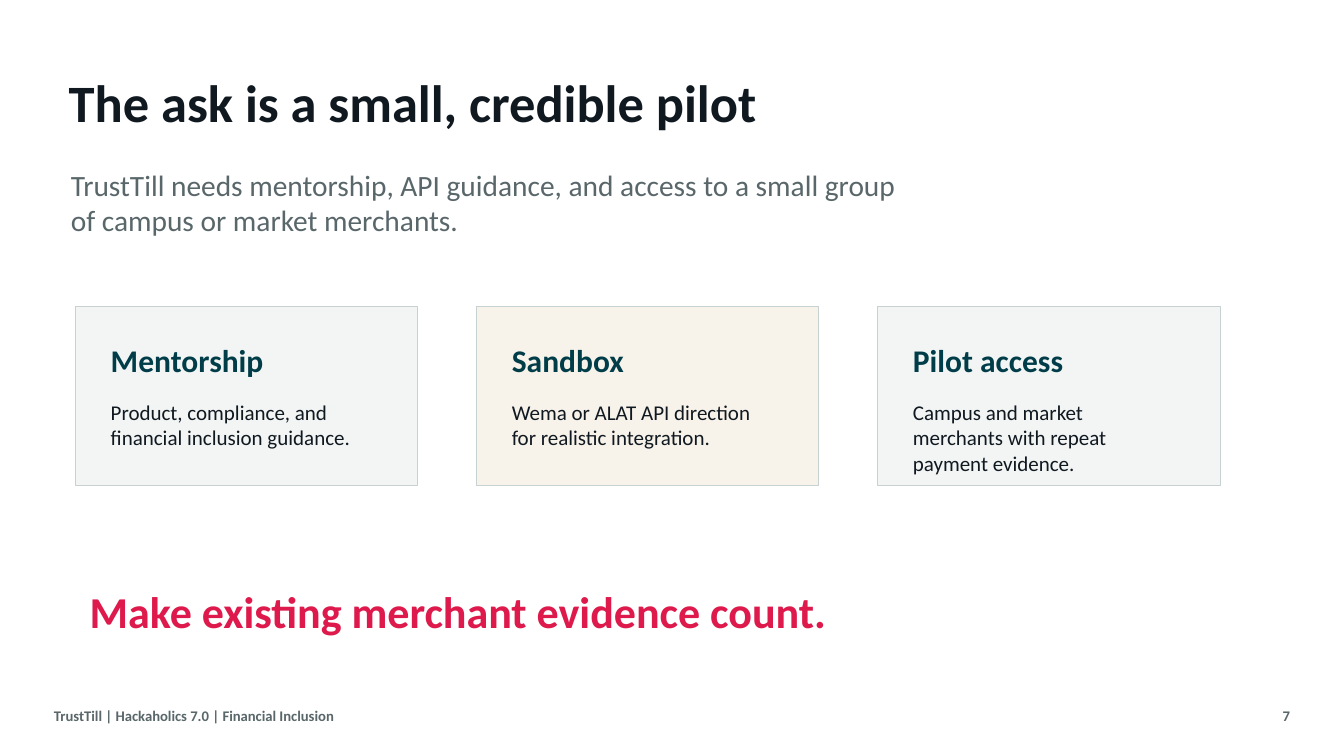
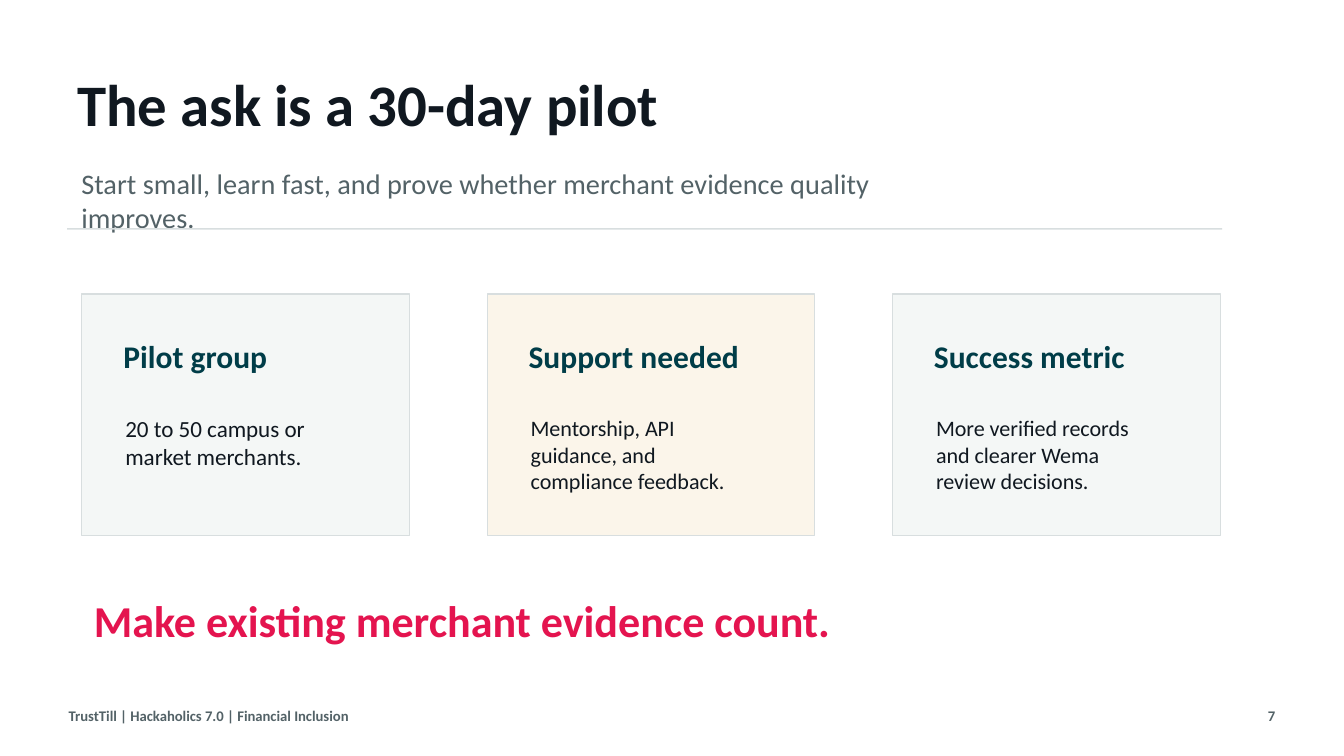
Before and after one commit to olusolaa/trusttill-hackaholics, a slide deck: slide 7 of docs/trusttill_pitch_deck.pptx. Drawn at 1344x756 pixels with LibreOffice and Linux fonts; fonts in the diff are those of the drawing. Boxes give left, top, right and bottom in pixels: in the first picture for what was removed or moved away, otherwise in the second. Text is boxed around its words. In the diff, an @@ line names an element or a change of style, - is before the commit and + after.

Commit message:
Redesign TrustTill pitch deck

```diff
--- a/docs/trusttill_pitch_deck.pptx
+++ b/docs/trusttill_pitch_deck.pptx
@@ text at [77,84,658,136]: text changed; size 37.5 to 42 pt @@
-The ask is a small, credible pilot
+The ask is a 30-day pilot
@@ text at [81,174,869,199]: text changed; size 21 to 20.2 pt; text colour #59666A to #536267 @@
-TrustTill needs mentorship, API guidance, and access to a small group of campus or market merchants.
+Start small, learn fast, and prove whether merchant evidence quality improves.
@@ line added from (68, 229) to (1222, 229), #D8DEDF 1.05 pt @@
@@ rectangle: place and size @@
-rectangle at [76,307,418,485]
+rectangle at [82,294,409,536]
@@ rectangle at [82,294,409,536]: fill #F2F5F4 to #F4F7F6; outline #C8D1D2 0.75 pt to #D8DEDF 0.75 pt @@
@@ rectangle: place and size @@
-rectangle at [477,307,820,485]
+rectangle at [487,294,815,536]
@@ rectangle at [487,294,815,536]: fill #F8F3EA to #FBF5EA; outline #C8D1D2 0.75 pt to #D8DEDF 0.75 pt @@
@@ rectangle at [892,294,1220,536]: fill #F2F5F4 to #F4F7F6; outline #C8D1D2 0.75 pt to #D8DEDF 0.75 pt @@
@@ rectangle: place and size @@
-rectangle at [878,307,1221,485]
+rectangle at [892,294,1220,536]
@@ text removed at [111,350,264,377] @@
-Mentorship
@@ text at [123,346,268,374]: text changed; size 15 to 22.5 pt; text colour #101820 to #003D48; bold on @@
-Product, compliance, and financial inclusion guidance.
+Pilot group
@@ text removed at [512,350,624,373] @@
-Sandbox
@@ text at [529,346,738,373]: text changed; size 15 to 22.5 pt; text colour #101820 to #003D48; bold on @@
-Wema or ALAT API direction for realistic integration.
+Support needed
@@ text removed at [913,350,1063,373] @@
-Pilot access
@@ text at [934,346,1124,369]: text changed; size 15 to 22.5 pt; text colour #101820 to #003D48; bold on @@
-Campus and market merchants with repeat payment evidence.
+Success metric
@@ text added at [125,422,305,465], 16.5 pt, text #101820 @@
+20 to 50 campus or market merchants.
@@ text added at [531,420,725,493], 15.8 pt, text #101820 @@
+Mentorship, API guidance, and compliance feedback.
@@ text added at [936,420,1129,489], 15.8 pt, text #101820 @@
+More verified records and clearer Wema review decisions.
@@ text "Make existing merchant evidence count.": place and size @@
-text "Make existing merchant evidence count." at [90,597,826,636]
+text "Make existing merchant evidence count." at [94,606,830,645]
@@ text "Make existing merchant evidence count." at [94,606,830,645]: text colour #DE1A4C to #E4144F @@
@@ text "TrustTill | Hackaholics 7.0 | ..." at [69,710,348,721]: text colour #59666A to #536267 @@
@@ text "TrustTill | Hackaholics 7.0 | ...": place and size @@
-text "TrustTill | Hackaholics 7.0 | ..." at [54,710,333,721]
+text "TrustTill | Hackaholics 7.0 | ..." at [69,710,348,721]
@@ text "7": place and size @@
-text "7" at [1283,711,1290,721]
+text "7" at [1268,711,1275,721]
@@ text "7" at [1268,711,1275,721]: text colour #59666A to #536267 @@
```
Also in this commit, not shown: 1 other slide changed, 5 slides added, 5 slides removed, 1 other file.
